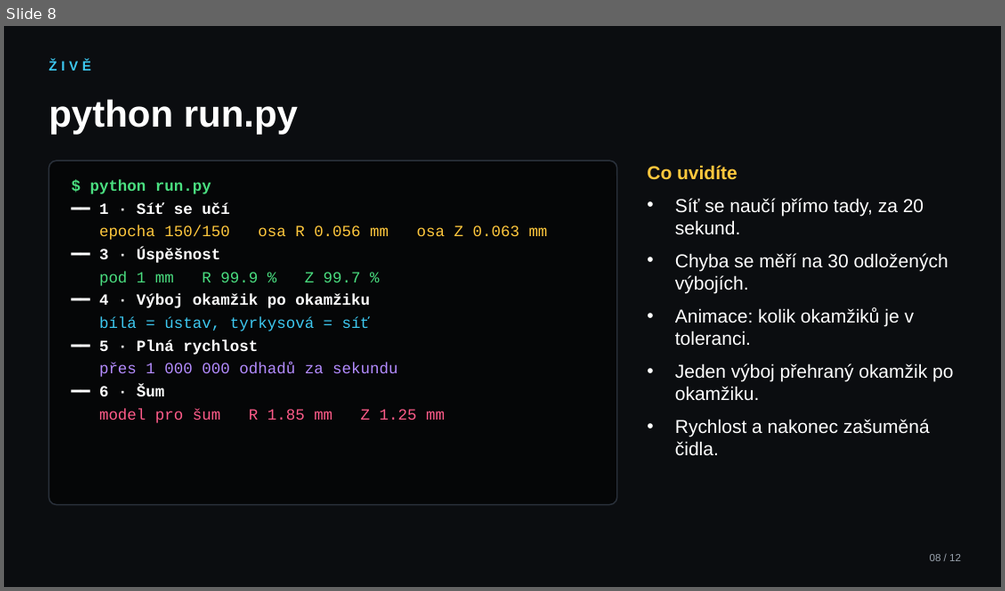
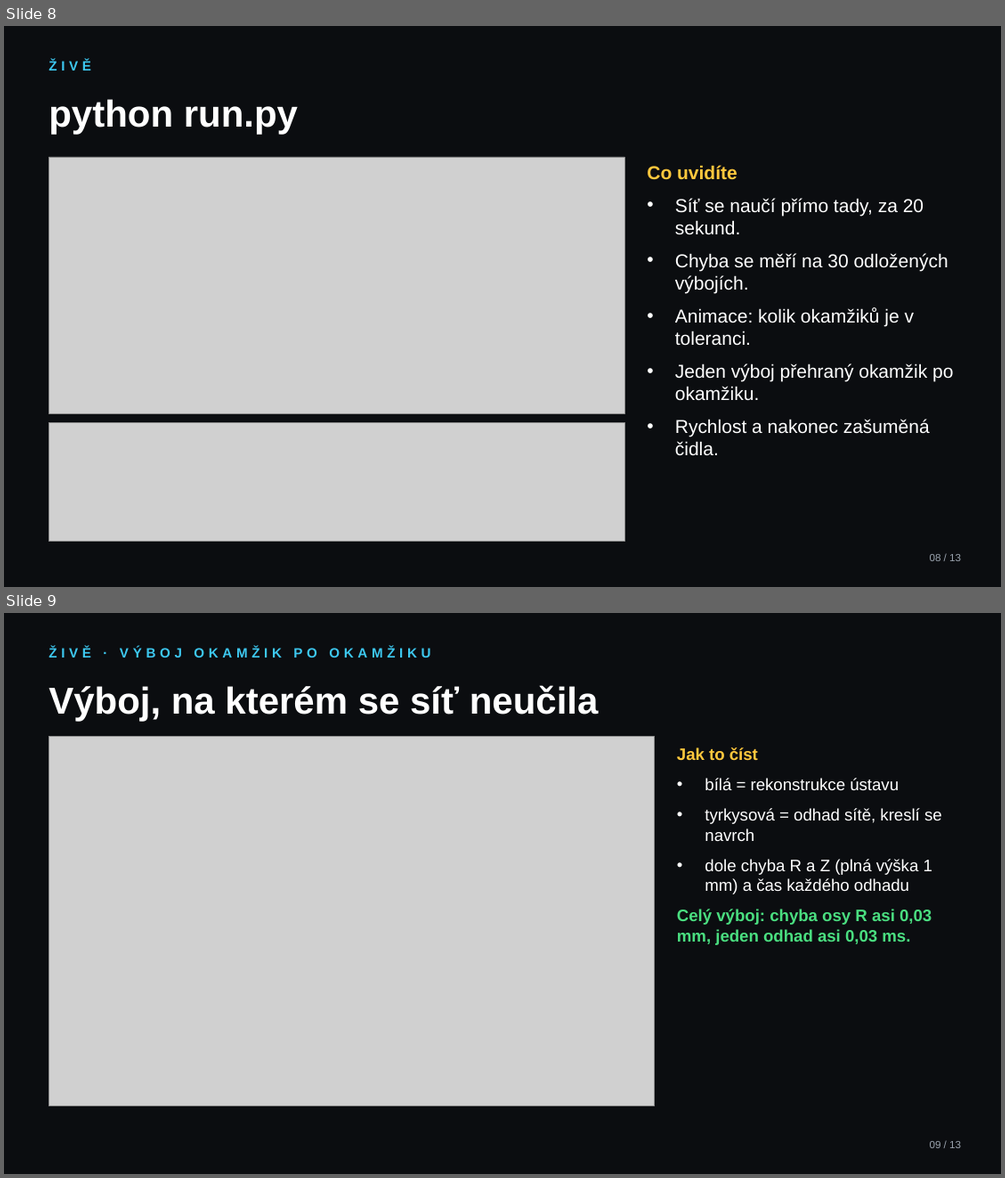
Before and after one commit to mschiller890/hackathon, a slide deck: slides.pptx. Shown one above the other, each under a label of ours: slide 8 before the commit, slides 8 and 9 after it. The pictures are 1005x591 and 1005x1178 pixels, drawn with LibreOffice and Linux fonts; fonts in the diff are those of the drawing; grey boxes stand for pictures. Boxes give left, top, right and bottom in pixels: in the first picture for what was removed or moved away, otherwise in the second. Text is boxed around its words. In the diff, an @@ line names an element or a change of style, - is before the commit and + after.

Commit message:
docs(slides): real terminal charts from the live demo
The result slide shows the success curve and tiles, the live slide the learning chart
and the full-speed gauge, and a new slide the discharge replayed instant by instant;
all rendered from python run.py output in its colours (13 slides).

```diff
--- a/slides.pptx
+++ b/slides.pptx
@@ slide 9 added at (4,613,1001,1174), background #0B0D10 @@
@@ text added at (48,646,430,657), 13 pt, text #3DC8F0, bold @@
+ŽIVĚ · VÝBOJ OKAMŽIK PO OKAMŽIKU
@@ text added at (48,685,599,721), 36 pt, text #FFFFFF, bold @@
+Výboj, na kterém se síť neučila
@@ picture added at (48,737,655,1106) @@
@@ text added at (677,747,942,945), 16 pt, text #FFFFFF @@
+Jak to číst
+• bílá = rekonstrukce ústavu
+• tyrkysová = odhad sítě, kreslí se navrch
+• dole chyba R a Z (plná výška 1 mm) a čas každého odhadu
+Celý výboj: chyba osy R asi 0,03 mm, jeden odhad asi 0,03 ms.
@@ text added at (930,1141,961,1148), 10 pt, text #9AA3AE @@
+09 / 13
@@ slide 8 changed as well @@
@@ picture added at (48,157,624,413) @@
@@ rounded rectangle removed at (48,160,617,505) @@
@@ text removed at (90,180,548,423) @@
-$ python run.py
-━━ 1 · Síť se učí
-epocha 150/150 osa R 0.056 mm osa Z 0.063 mm
-━━ 3 · Úspěšnost
-pod 1 mm R 99.9 % Z 99.7 %
-━━ 4 · Výboj okamžik po okamžiku
-bílá = ústav, tyrkysová = síť
-━━ 5 · Plná rychlost
-přes 1 000 000 odhadů za sekundu
-━━ 6 · Šum
-model pro šum R 1.85 mm Z 1.25 mm
@@ picture added at (48,422,624,541) @@
```
Also in this commit, not shown: 11 other slides changed, 1 other file.
